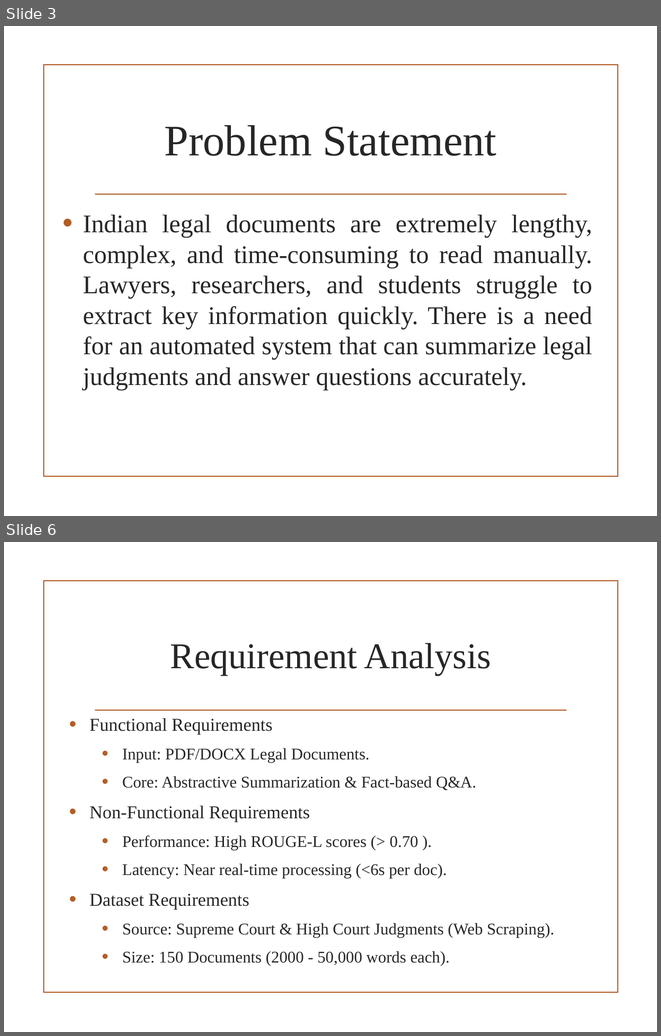
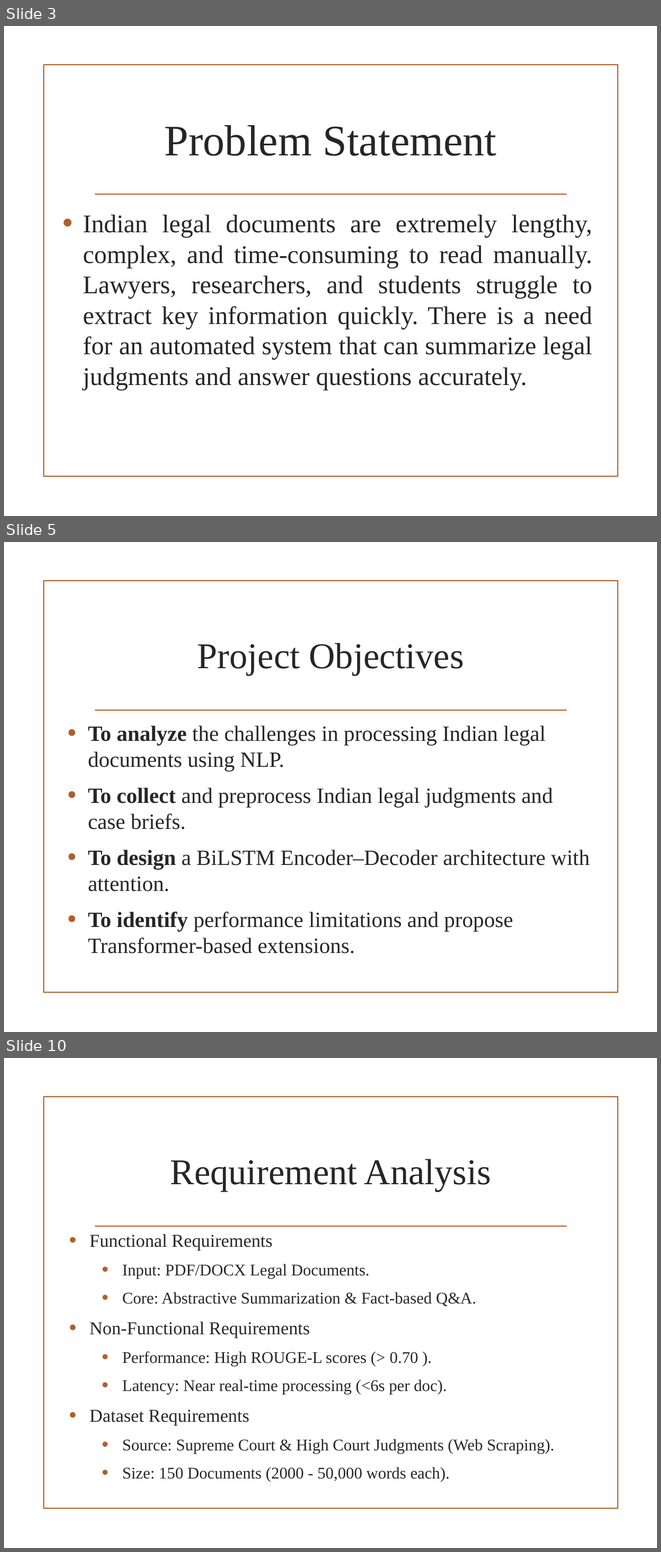
Before and after one commit to VedantKale106/B.Tech-Project-Files, a slide deck: PPT Review 1.pptx. Shown one above the other, each under a label of ours: slides 3 and 6 before the commit, slides 3, 5 and 10 after it; the slides between them are not shown. The pictures are 661x1036 and 661x1552 pixels, drawn with LibreOffice and Linux fonts; fonts in the diff are those of the drawing; background and template pictures are left out. Boxes give left, top, right and bottom in pixels: in the first picture for what was removed or moved away, otherwise in the second. Text is boxed around its words. In the diff, an @@ line names an element or a change of style, - is before the commit and + after.

```diff
--- a/PPT Review 1.pptx
+++ b/PPT Review 1.pptx
@@ slide 5 added at bbox=[4, 542, 657, 1032], background picture (left out); not listed: 2 template elements that a slide beside it also shows @@
@@ title added at bbox=[197, 643, 464, 676], 40 pt, text #262626 @@
+Project Objectives
@@ text added at bbox=[88, 725, 590, 953], 24 pt, text #262626 @@
+• To analyze the challenges in processing Indian legal documents using NLP.
+• To collect and preprocess Indian legal judgments and case briefs.
+• To design a BiLSTM Encoder–Decoder architecture with attention.
+• To identify performance limitations and propose Transformer-based extensions.
@@ what was slide 6 is now slide 10 @@
```
Also in this commit, not shown: 6 slides changed, 6 other slides added, 2 slides removed.
